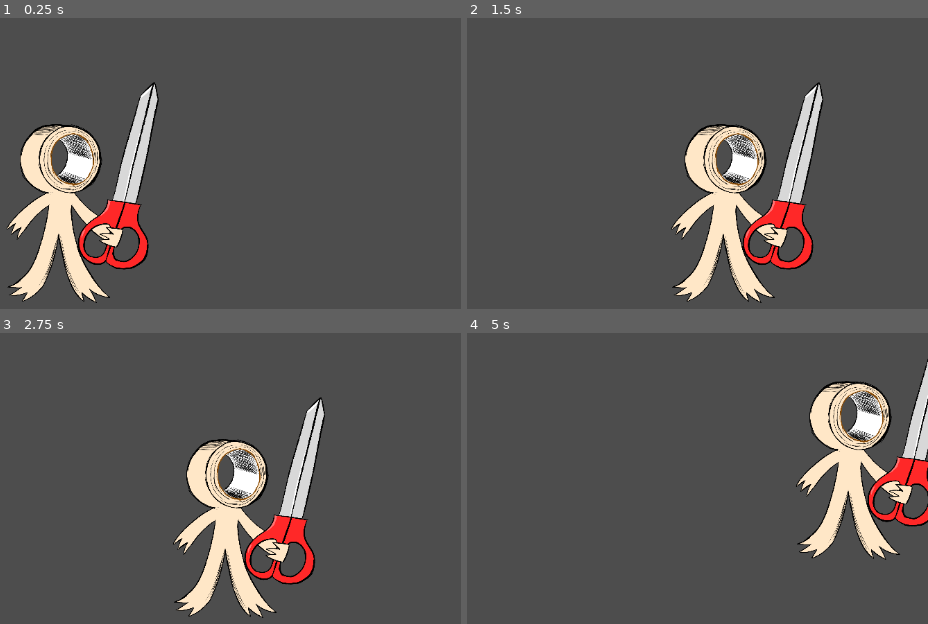
Above: before the commit, frames 1-4 (two rows, left to right).
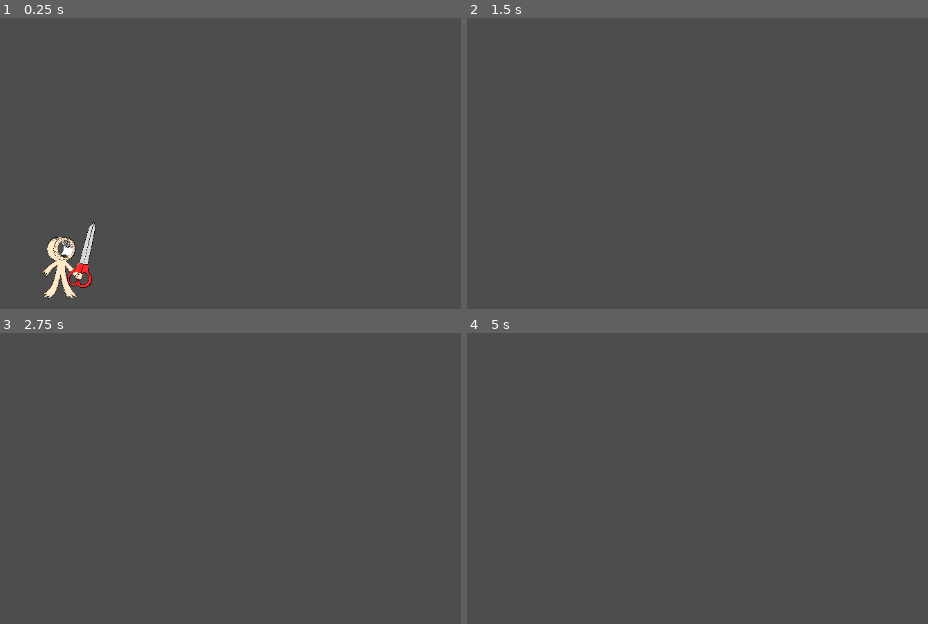
Above: after the commit, the same moments.

Repository: randompr0person/MaskingTape-GGJ26
Game: Godot game, scene res://Scenes/game.tscn
Two runs of this game, one before a commit and one after it. Both use one fixed random seed, a clock stepped at 60 frames per second and the inputs below.
Inputs:
- Up to frame 1 (0.25 s): no input
- Up to frame 2 (1.5 s): tap Enter (ui_accept) at 0.5, 0.77 s; hold Right (ui_right) from 0.53 s (still down)
- Up to frame 3 (2.75 s): tap Enter (ui_accept) at 1.52 s; release Right (ui_right) at 2.03 s; hold Left (ui_left) from 2.03 s (still down)
- Up to frame 4 (5 s): release Left (ui_left) at 2.78 s; hold Right (ui_right) 2.78-4.28 s; tap Enter (ui_accept) at 3.02, 3.77, 4.52 s; hold Left (ui_left) from 4.28 s (still down)

The runs differ from the first frame. In frame 1, 11% of the frame differs, in the area x 1-35%, y 21-98%; in frame 2, 11%; in frame 3, 11%; in frame 4, 9.5%.

Commit message:
changed speed and velocity

Diff:
--- a/Scenes/player.tscn
+++ b/Scenes/player.tscn
@@ -22,6 +22,7 @@
 radius = 7.0
 
 [node name="Player" type="CharacterBody2D"]
+scale = Vector2(0.350272, 0.350272)
 script = ExtResource("1_6t5aa")
 
 [node name="AnimatedSprite2D" type="AnimatedSprite2D" parent="."]
--- a/Scripts/player.gd
+++ b/Scripts/player.gd
@@ -1,8 +1,8 @@
 extends CharacterBody2D
 
 
-const SPEED = 300.0
-const JUMP_VELOCITY = -400.0
+const SPEED = 1000.0
+const JUMP_VELOCITY = -700.0
 
 
 func _physics_process(delta: float) -> void:
